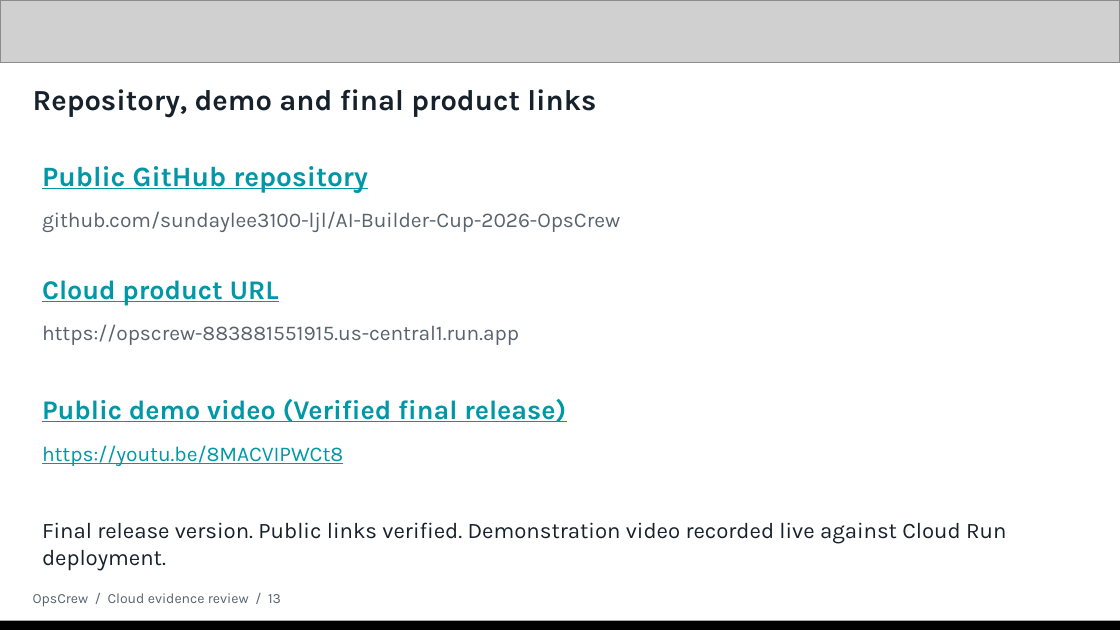
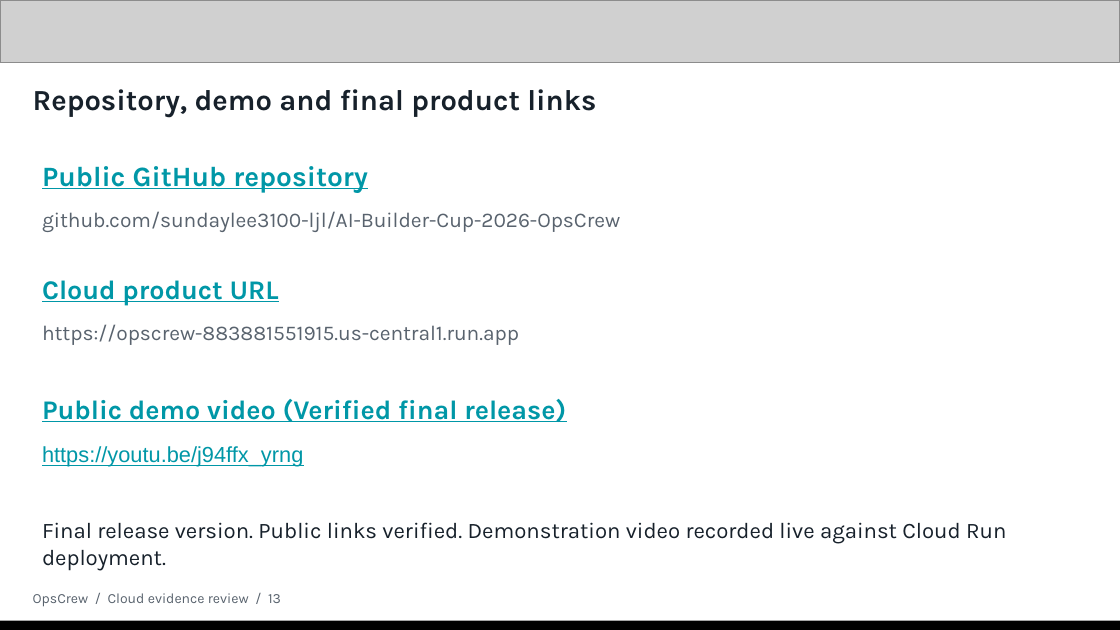
Before and after one commit to YaoIsAI/AI-Builder-Cup-2026-OpsCrew, a slide deck: slide 13 of submission/OpsCrew_Proposal_Cloud_cloud-public-links-review-2026-10-14.pptx. Drawn at 1120x630 pixels with LibreOffice and Linux fonts; fonts in the diff are those of the drawing; grey boxes stand for pictures. Boxes give left, top, right and bottom in pixels: in the first picture for what was removed or moved away, otherwise in the second. Text is boxed around its words. In the diff, an @@ line names an element or a change of style, - is before the commit and + after.

Commit message:
docs(submission): bind finalized YouTube demo URL j94ffx_yrng and updated proposal deck to release manifest

```diff
--- a/submission/OpsCrew_Proposal_Cloud_cloud-public-links-review-2026-10-14.pptx
+++ b/submission/OpsCrew_Proposal_Cloud_cloud-public-links-review-2026-10-14.pptx
@@ text at (42, 446, 303, 467): text changed; size 13.5 to 14 pt; font Karla to Arial @@
-https://youtu.be/8MACVIPWCt8
+https://youtu.be/j94ffx_yrng
```
Also in this commit, not shown: 9 other files.
